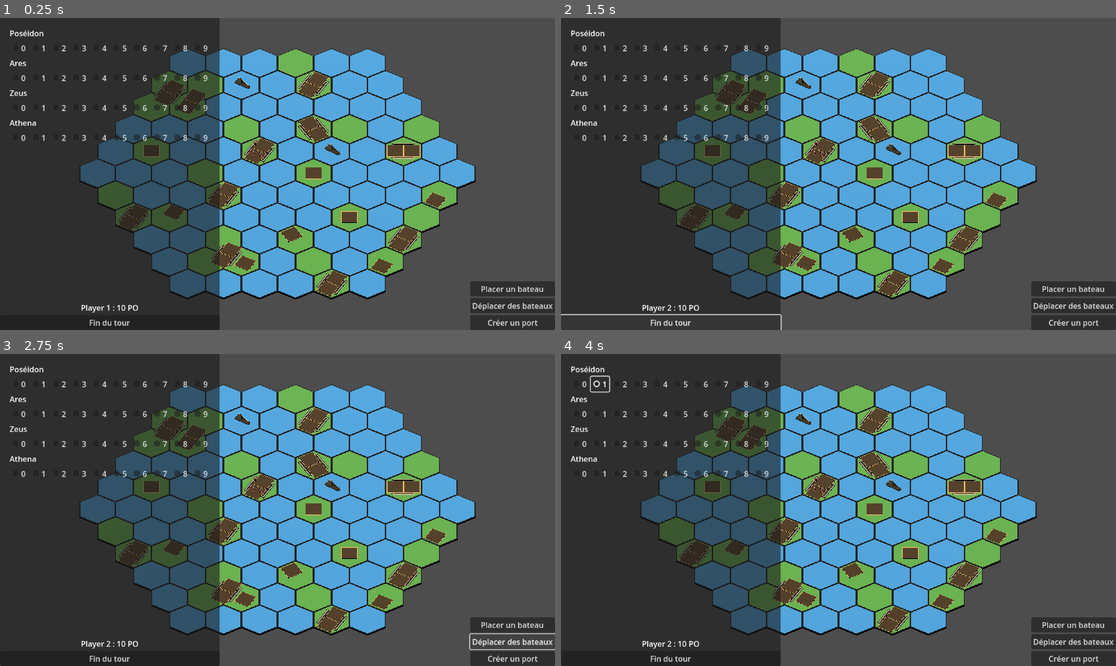
Above: before the commit, frames 1-4 (two rows, left to right).
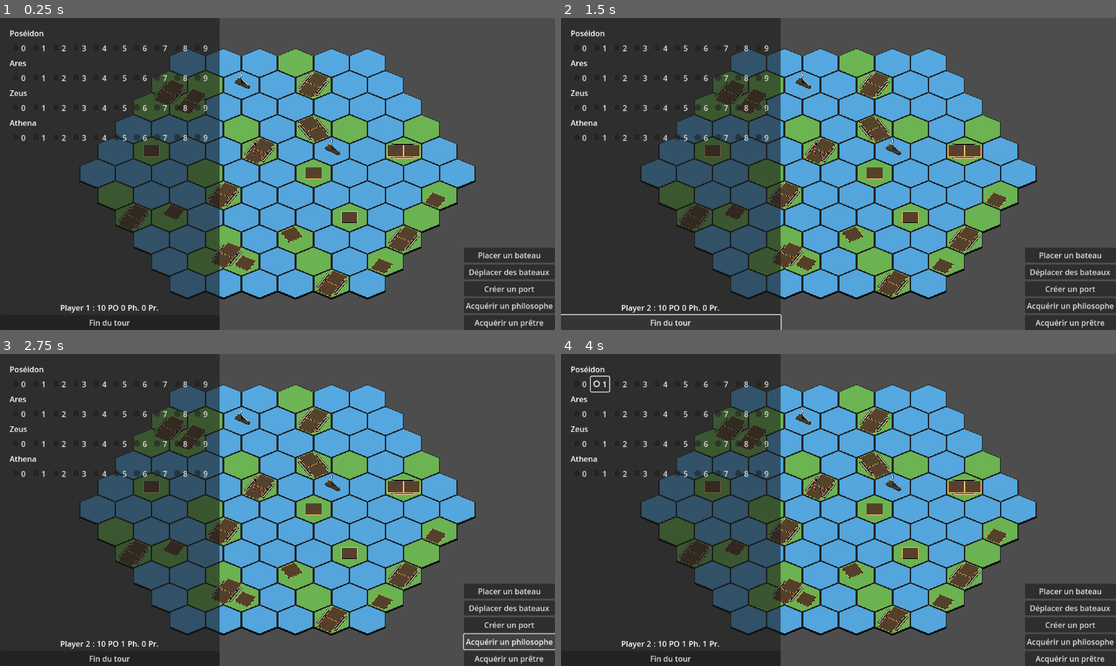
Above: after the commit, the same moments.

Repository: bemug/open-cyclades
Game: Godot game, scene res://game.tscn
Two runs of this game, one before a commit and one after it. Both use one fixed random seed, a clock stepped at 60 frames per second and the inputs below.
Inputs (mouse positions are in pixels of both pictures, inside the frame that each line leads up to):
- Up to frame 1 (0.25 s): no input
- Up to frame 2 (1.5 s): click "0" at 0.5 s; click "Fin du tour" at 1.25 s
- Up to frame 3 (2.75 s): click (510, 641) at 2 s, where only the run after the commit has a clickable "Acquérir un philosophe"
- Up to frame 4 (4 s): click (1071, 659) at 2.75 s, where only the run after the commit has a clickable "Acquérir un prêtre"; click "1" at 3.5 s

The runs differ from the first frame. In frame 1, 2.2% of the frame differs, in the area x 10-100%, y 17-100%; in frame 2, 2.2%; in frame 3, 2.2%; in frame 4, 2.2%.

Commit message:
Add philosophers and priests
Refactor Player and SidePanel while at it.

Diff:
--- a/entities/board/hexgrid/hexgrid.gd
+++ b/entities/board/hexgrid/hexgrid.gd
@@ -4,7 +4,6 @@
 #Reference : https://www.redblobgames.com/grids/hexagons/
 
 var archipelago_config: ArchipelagoConfiguration = FivePlayersArchipelago.new()
-var boat_scene_resource: PackedScene = preload("res://entities/board/tokens/boat/boat.tscn")
 var tiles : Dictionary = {} # Map<2DCoordinates, TileScene>
 var tile_size : float = 1
 
@@ -35,7 +34,7 @@
 			# Instantiate tile scene on this position
 			var island_info: IslandInfo = archipelago_config.get_island_info(coord)
 
-			var tile_scene: Node3D
+			var tile_scene: Hextile
 			if(island_info != null):
 				var tile_scene_resource: PackedScene = Tiles.getTypePackedScene(island_info.type)
 				tile_scene = tile_scene_resource.instantiate()
@@ -56,13 +55,7 @@
 			tile_scene.connect("tile_selected", Callable(self, "_on_tile_selection"))
 
 			if (coord in archipelago_config.boats):
-				_instantiate_boat(coord)
-
-func _instantiate_boat(coord: Vector2) -> void:
-	var boat_scene: Node3D = boat_scene_resource.instantiate()
-	boat_scene.rotate(Vector3.MODEL_TOP, 1)
-	boat_scene.position = hex_to_pixel(coord)
-	add_child(boat_scene)
+				tile_scene.add_boat()
 
 func get_tile_coordinates(tile: Hextile) -> Vector2:
 	for coord: Vector2 in tiles:
@@ -87,6 +80,4 @@
 	return Vector2.ZERO
 
 func add_boat(tile: Hextile) -> void:
-	var coord: Vector2 = get_tile_coord(tile)
-	archipelago_config.boats.push_back(coord)
-	_instantiate_boat(coord)
+	tile.add_boat()
--- a/entities/board/tiles/hextile.gd
+++ b/entities/board/tiles/hextile.gd
@@ -1,5 +1,8 @@
 extends Node3D
 class_name Hextile
+
+var boat: Boat
+var boat_scene_resource: PackedScene = preload("res://entities/board/tokens/boat/boat.tscn")
 
 signal tile_selected(tile: Hextile)
 
@@ -25,3 +28,10 @@
 		if(mouse_button.button_index == MOUSE_BUTTON_LEFT):
 			if(!mouse_button.pressed):
 				tile_selected.emit(self)
+
+func add_boat() -> void:
+	if not boat:
+		boat = boat_scene_resource.instantiate()
+		boat.rotate(Vector3.MODEL_TOP, 1)
+		add_child(boat)
+	boat.increment_number()
--- a/entities/board/tokens/boat/boat.tscn
+++ b/entities/board/tokens/boat/boat.tscn
@@ -1,4 +1,6 @@
-[gd_scene load_steps=10 format=3 uid="uid://be5paucytcij1"]
+[gd_scene load_steps=11 format=3 uid="uid://be5paucytcij1"]
+
+[ext_resource type="Script" path="res://entities/board/tokens/boat/boat.gd" id="1_tunet"]
 
 [sub_resource type="StandardMaterial3D" id="StandardMaterial3D_lmggd"]
 albedo_color = Color(0.25, 0.188542, 0.1025, 1)
@@ -29,6 +31,7 @@
 size = Vector3(1, 0.5, 0.5)
 
 [node name="Boat" type="Node3D"]
+script = ExtResource("1_tunet")
 
 [node name="Meshes" type="Node3D" parent="."]
 transform = Transform3D(0.2, 0, 0, 0, 0.2, 0, 0, 0, 0.2, 0, 0, 0)
@@ -77,3 +80,8 @@
 transform = Transform3D(0.999722, 0.00490953, 0.0230603, -7.88418e-08, -0.978079, 0.208236, 0.0235771, -0.208178, -0.977807, 0.00449794, 0.159138, -1.29261)
 material_override = SubResource("StandardMaterial3D_lmggd")
 mesh = SubResource("PrismMesh_fmdfj")
+
+[node name="Number" type="Label3D" parent="."]
+transform = Transform3D(0.707107, 0, -0.707107, 0, 1, 0, 0.707107, 0, 0.707107, 0, 0.75, 0)
+text = "0"
+font_size = 64
--- a/entities/player/player.gd
+++ b/entities/player/player.gd
@@ -6,28 +6,27 @@
 	PLACE_BOAT,
 }
 
-@export var currentplayer: int = 1;
-@export var playerlist: Dictionary = {1:10,2:10,3:10,4:10,5:10};
+@export var current_player: int = 1;
 @onready var hexgrid: Hexgrid = %Hexgrid
 
 var current_action : Action = Action.NOTHING
+var philosophers_nb: int = 0
+var priests_nb: int = 0
+var gold: Dictionary = {1:10,2:10,3:10,4:10,5:10};
 
-signal gold_changed(gold : String)
+signal stats_changed(gold: String, ph: int, pr: int)
 
 func _ready() -> void:
-	var str: String = str("Player " , currentplayer , " : " , playerlist[currentplayer]);
-	gold_changed.emit(str)
+	var str: String = str("Player " , current_player , " : " , gold[current_player]);
+	stats_changed.emit(current_player, gold[current_player], philosophers_nb, priests_nb)
 
 func make_offering(offer : int) -> void:
-	playerlist[currentplayer] -= offer
-	currentplayer = currentplayer+1;
-	if (currentplayer == 6):
-		currentplayer = 1
-	var str: String = str("Player " , currentplayer , " : " , playerlist[currentplayer]);
-	gold_changed.emit(str)
+	gold[current_player] -= offer
+	current_player = (current_player % 5) + 1
+	stats_changed.emit(current_player, gold[current_player], philosophers_nb, priests_nb)
 
-func gold() -> int:
-	return playerlist[currentplayer]
+func get_gold() -> int:
+	return gold[current_player]
 
 func _on_action_panel_action_place_boat() -> void:
 	current_action = Action.PLACE_BOAT
@@ -39,3 +38,11 @@
 	if current_action == Action.PLACE_BOAT:
 		_place_boat(tile)
 		current_action = Action.NOTHING
+
+func _on_action_panel_action_buy_philosopher() -> void:
+	philosophers_nb += 1
+	stats_changed.emit(current_player, gold[current_player], philosophers_nb, priests_nb)
+
+func _on_action_panel_action_buy_priest() -> void:
+	priests_nb += 1
+	stats_changed.emit(current_player, gold[current_player], philosophers_nb, priests_nb)
--- a/entities/player/player.tscn
+++ b/entities/player/player.tscn
@@ -4,5 +4,3 @@
 
 [node name="Player" type="Node"]
 script = ExtResource("1_1cntq")
-currentplayer = null
-playerlist = null
--- a/entities/ui/action_panel/action_panel.gd
+++ b/entities/ui/action_panel/action_panel.gd
@@ -1,6 +1,14 @@
 extends VBoxContainer
 
 signal action_place_boat
+signal action_buy_philosopher
+signal action_buy_priest
 
 func _on_place_boat_pressed() -> void:
 	action_place_boat.emit()
+
+func _on_get_philosopher_pressed() -> void:
+	action_buy_philosopher.emit()
+
+func _on_get_priest_pressed() -> void:
+	action_buy_priest.emit()
--- a/entities/ui/action_panel/action_panel.tscn
+++ b/entities/ui/action_panel/action_panel.tscn
@@ -27,4 +27,14 @@
 layout_mode = 2
 text = "Créer un port"
 
+[node name="GetPhilosopher" type="Button" parent="."]
+layout_mode = 2
+text = "Acquérir un philosophe"
+
+[node name="GetPriest" type="Button" parent="."]
+layout_mode = 2
+text = "Acquérir un prêtre"
+
 [connection signal="pressed" from="PlaceBoat" to="." method="_on_place_boat_pressed"]
+[connection signal="pressed" from="GetPhilosopher" to="." method="_on_get_philosopher_pressed"]
+[connection signal="pressed" from="GetPriest" to="." method="_on_get_priest_pressed"]
--- a/entities/ui/side_panel/side_panel.gd
+++ b/entities/ui/side_panel/side_panel.gd
@@ -1,10 +1,16 @@
 extends PanelContainer
 
+@onready var player_value_label: Label = $Commands/HBoxContainer/PlayerValue
 @onready var gold_value_label: Label = $Commands/HBoxContainer/GoldValue
+@onready var ph_value_label: Label = $Commands/HBoxContainer/PhValue
+@onready var pr_value_label: Label = $Commands/HBoxContainer/PrValue
 @onready var player: Player = %Player
 
-func _on_player_gold_changed(gold: String) -> void:
+func _on_player_stats_changed(player: int, gold: int, ph: int, pr: int) -> void:
+	player_value_label.text = str(player)
 	gold_value_label.text = str(gold)
+	ph_value_label.text = str(ph)
+	pr_value_label.text = str(pr)
 
 func _on_end_turn_button_button_down() -> void:
 	#Execute offering
@@ -18,5 +24,5 @@
 		for offering: CheckBox in offerings.get_children():
 			offering.disabled = false
 			offering.button_pressed = false
-			if player.gold() < int(offering.text):
+			if player.get_gold() < int(offering.text):
 				offering.disabled = true
--- a/entities/ui/side_panel/side_panel.tscn
+++ b/entities/ui/side_panel/side_panel.tscn
@@ -93,6 +93,22 @@
 size_flags_horizontal = 4
 size_flags_vertical = 0
 
+[node name="PlayerLabel" type="Label" parent="Commands/HBoxContainer"]
+layout_mode = 2
+size_flags_horizontal = 4
+text = "Player"
+horizontal_alignment = 1
+
+[node name="PlayerValue" type="Label" parent="Commands/HBoxContainer"]
+layout_mode = 2
+size_flags_horizontal = 4
+text = "0"
+horizontal_alignment = 1
+
+[node name="Separator" type="Label" parent="Commands/HBoxContainer"]
+layout_mode = 2
+text = ":"
+
 [node name="GoldValue" type="Label" parent="Commands/HBoxContainer"]
 layout_mode = 2
 size_flags_horizontal = 4
@@ -105,6 +121,30 @@
 text = "PO"
 horizontal_alignment = 1
 
+[node name="PhValue" type="Label" parent="Commands/HBoxContainer"]
+layout_mode = 2
+size_flags_horizontal = 4
+text = "0"
+horizontal_alignment = 1
+
+[node name="PhLabel" type="Label" parent="Commands/HBoxContainer"]
+layout_mode = 2
+size_flags_horizontal = 4
+text = "Ph."
+horizontal_alignment = 1
+
+[node name="PrValue" type="Label" parent="Commands/HBoxContainer"]
+layout_mode = 2
+size_flags_horizontal = 4
+text = "0"
+horizontal_alignment = 1
+
+[node name="PrLabel" type="Label" parent="Commands/HBoxContainer"]
+layout_mode = 2
+size_flags_horizontal = 4
+text = "Pr."
+horizontal_alignment = 1
+
 [node name="EndTurnButton" type="Button" parent="Commands"]
 layout_mode = 2
 size_flags_vertical = 8
--- a/game.tscn
+++ b/game.tscn
@@ -24,9 +24,9 @@
 
 [node name="Player" parent="Players" instance=ExtResource("3_lsueo")]
 unique_name_in_owner = true
-currentplayer = null
-playerlist = null
 
 [connection signal="tile_selected" from="Hexgrid" to="Players/Player" method="_on_hexgrid_tile_selected"]
+[connection signal="action_buy_philosopher" from="ActionPanel" to="Players/Player" method="_on_action_panel_action_buy_philosopher"]
+[connection signal="action_buy_priest" from="ActionPanel" to="Players/Player" method="_on_action_panel_action_buy_priest"]
 [connection signal="action_place_boat" from="ActionPanel" to="Players/Player" method="_on_action_panel_action_place_boat"]
-[connection signal="gold_changed" from="Players/Player" to="SidePanel" method="_on_player_gold_changed"]
+[connection signal="stats_changed" from="Players/Player" to="SidePanel" method="_on_player_stats_changed"]
